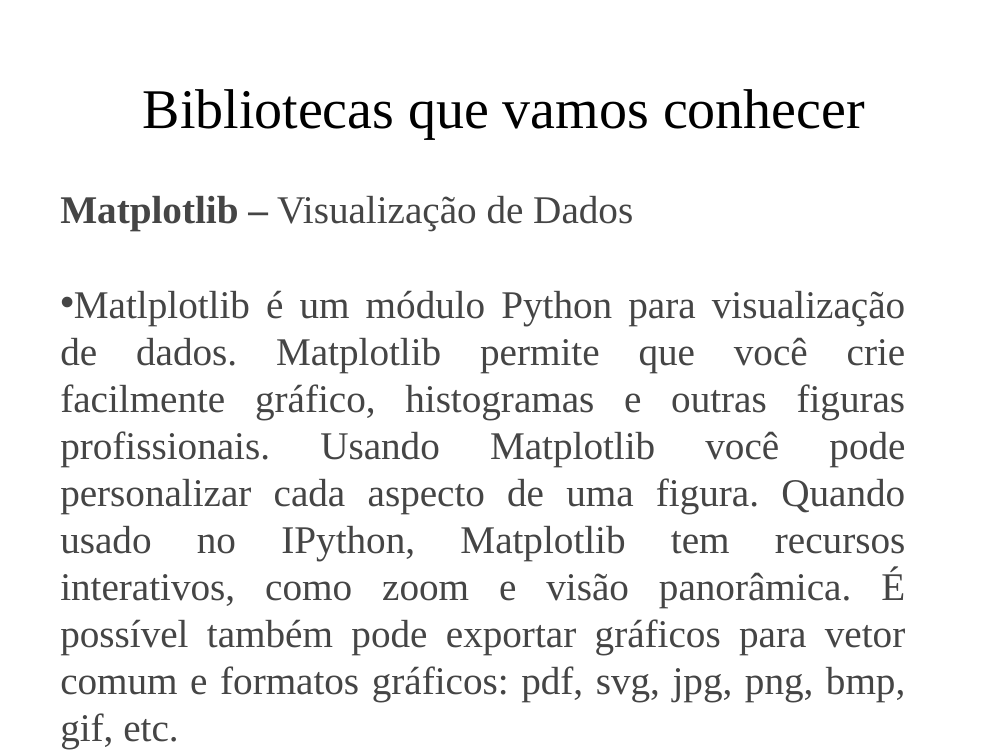
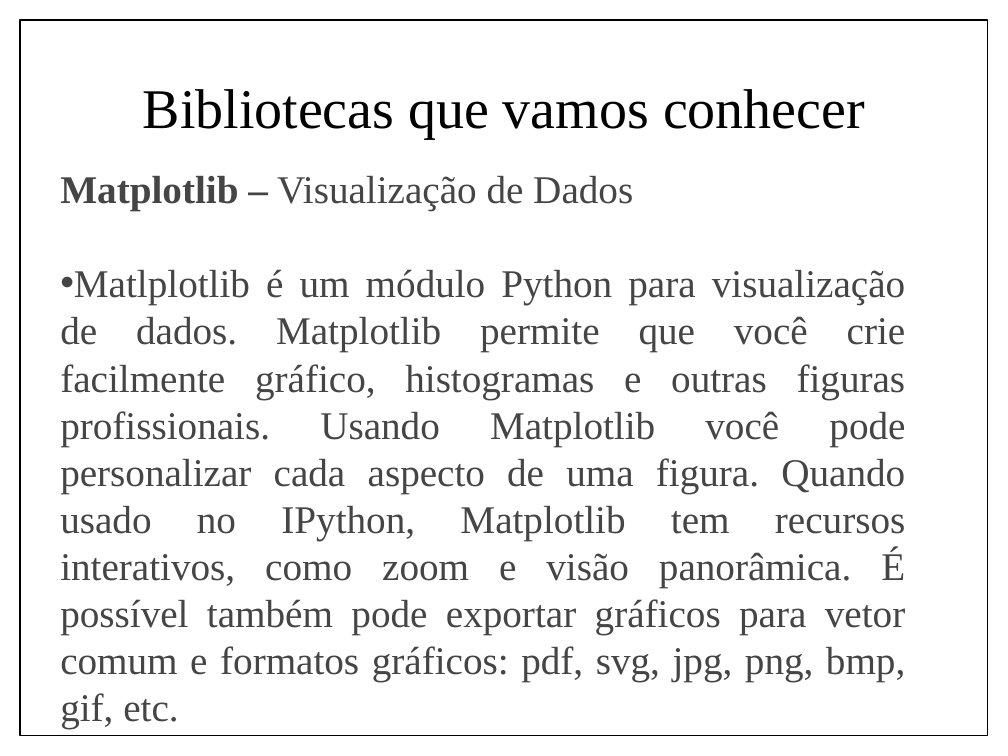
Before and after one commit to IgorSantos1996/MathwithPython, a slide deck: slide 8 of MatematicaPython.pptx. Drawn at 1008x756 pixels with LibreOffice and Linux fonts; fonts in the diff are those of the drawing. Boxes give left, top, right and bottom in pixels: in the first picture for what was removed or moved away, otherwise in the second. Text is boxed around its words. In the diff, an @@ line names an element or a change of style, - is before the commit and + after.

```diff
--- a/MatematicaPython.pptx
+++ b/MatematicaPython.pptx
@@ rectangle added at bbox=[20, 20, 988, 736], fill #FFFFFF, outline #000000 1 pt @@
@@ text "Matplotlib – Visualização de Dados": place and size @@
-text "Matplotlib – Visualização de Dados" at bbox=[60, 196, 906, 749]
+text "Matplotlib – Visualização de Dados" at bbox=[60, 176, 906, 729]
```
Also in this commit, not shown: 9 other slides changed, 5 slides added, 1 other file.
